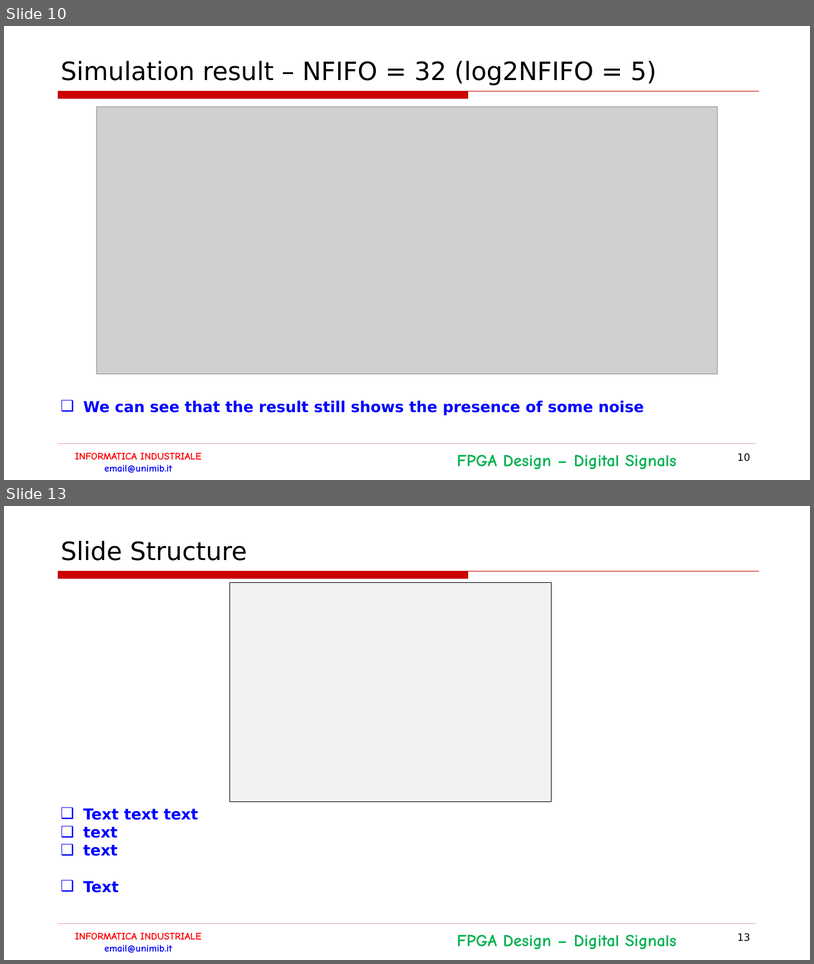
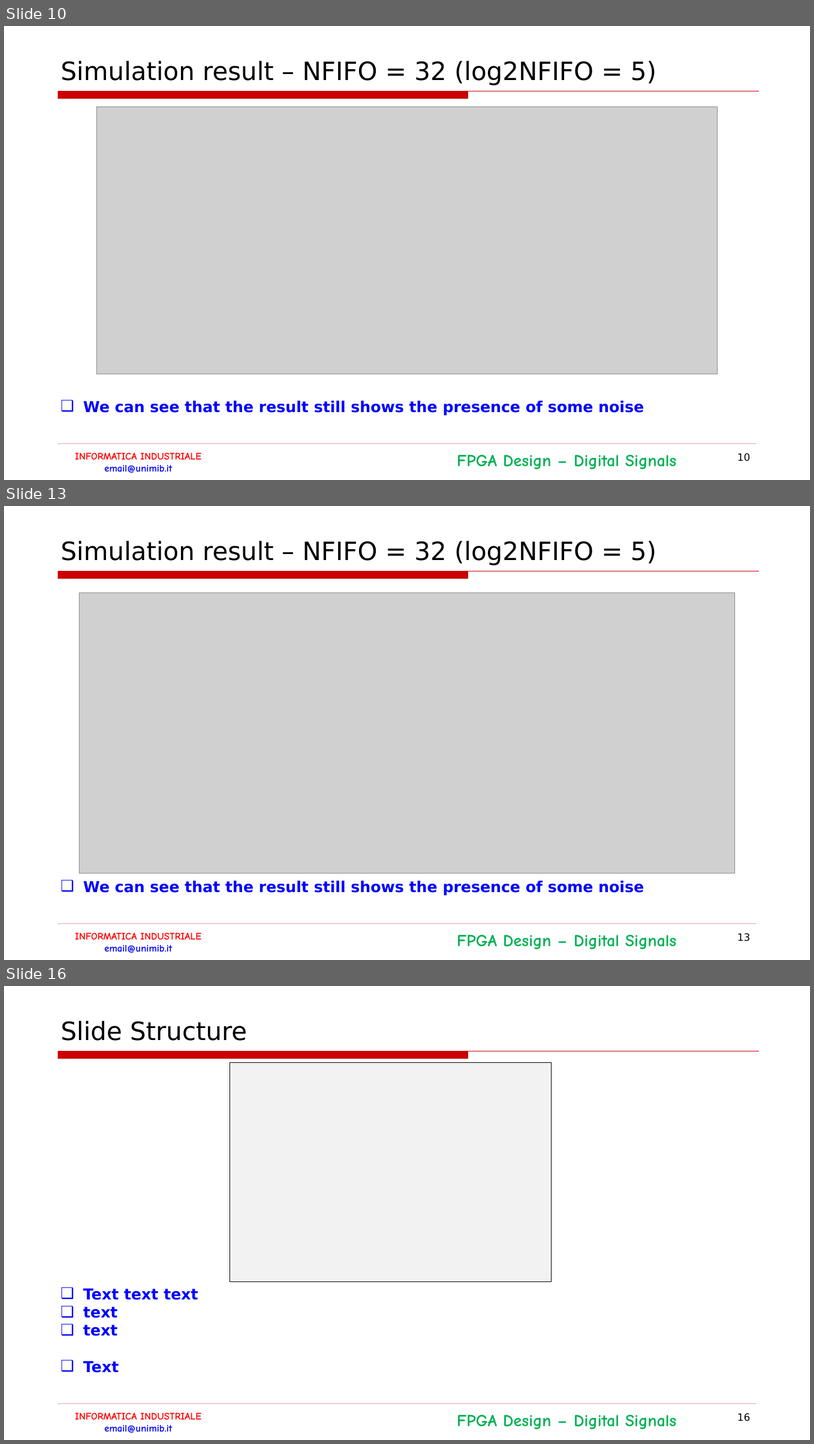
Before and after one commit to LorenzoPinaUnimib/InformaticaIndustriale, a slide deck: Documentazione.pptx. Shown one above the other, each under a label of ours: slides 10 and 13 before the commit, slides 10, 13 and 16 after it; the slides between them are not shown. The pictures are 814x964 and 814x1444 pixels, drawn with LibreOffice and Linux fonts; fonts in the diff are those of the drawing; grey boxes stand for pictures; background and template pictures are left out. Boxes give left, top, right and bottom in pixels: in the first picture for what was removed or moved away, otherwise in the second. Text is boxed around its words. In the diff, an @@ line names an element or a change of style, - is before the commit and + after.

```diff
--- a/Documentazione.pptx
+++ b/Documentazione.pptx
@@ slide 13 added at [4, 506, 810, 960], background #FFFFFF; not listed: 4 template elements that a slide beside it also shows @@
@@ title added at [61, 541, 657, 565], 30 pt, text #000000 @@
+Simulation result – NFIFO = 32 (log2NFIFO = 5)
@@ picture added at [80, 592, 735, 873] @@
@@ text added at [83, 880, 644, 895], 18 pt, text #0000FF, bold @@
+❑ We can see that the result still shows the presence of some noise
@@ page number added at [738, 933, 750, 941], 12 pt, text #000000 @@
+13
@@ what was slide 13 is now slide 16 @@
@@ page number at [738, 1413, 750, 1421]: text changed @@
-13
+16
```
Also in this commit, not shown: 2 other slides added.
